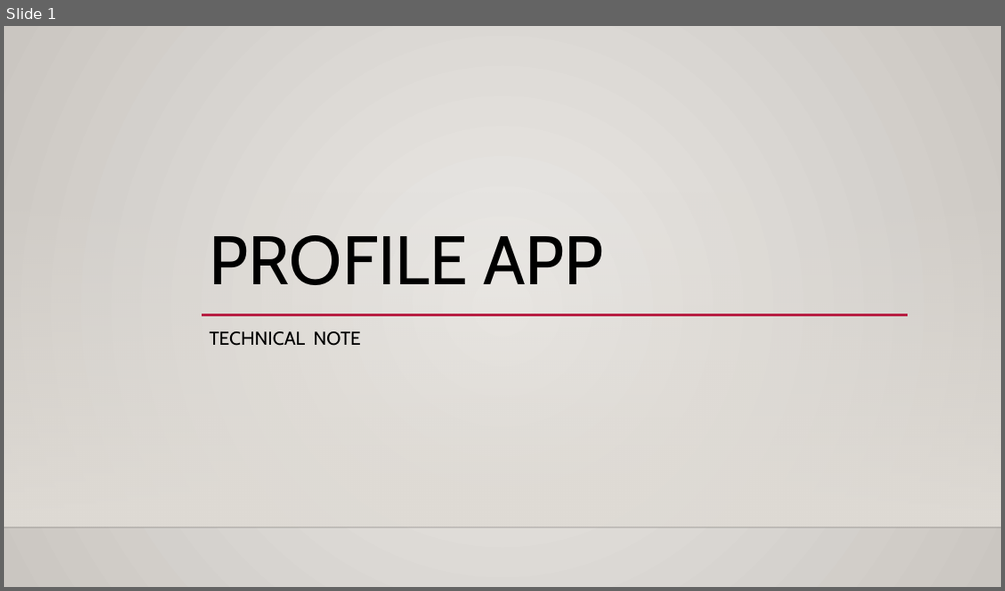
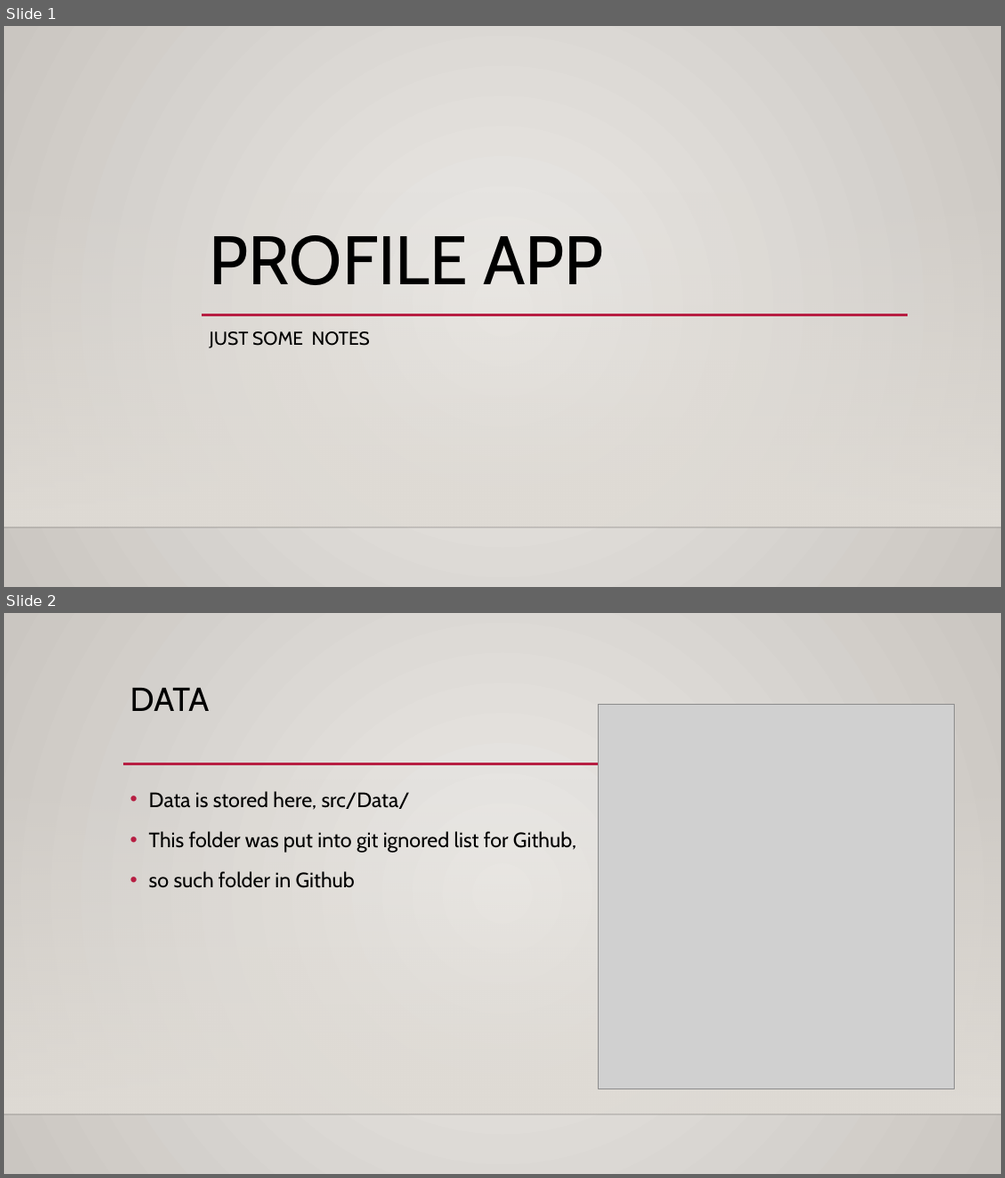
Before and after one commit to SamphorsKhlok/UsersApp, a slide deck: Docs/Profile App Note.pptx. Shown one above the other, each under a label of ours: slide 1 before the commit, slides 1 and 2 after it. The pictures are 1005x591 and 1005x1178 pixels, drawn with LibreOffice and Linux fonts; fonts in the diff are those of the drawing; grey boxes stand for pictures; background and template pictures are left out. Boxes give left, top, right and bottom in pixels: in the first picture for what was removed or moved away, otherwise in the second. Text is boxed around its words. In the diff, an @@ line names an element or a change of style, - is before the commit and + after.

```diff
--- a/Docs/Profile App Note.pptx
+++ b/Docs/Profile App Note.pptx
@@ slide 2 added at [4,613,1001,1174], background gradient #ECEAE7 to #CAC7C1; not listed: 2 template elements that a slide beside it also shows @@
@@ title added at [130,688,210,711], 32 pt, text #000000 @@
+DATA
@@ picture added at [598,705,955,1089] @@
@@ line added from (123, 764) to (909, 764), #B71E42 2.5 pt @@
@@ text added at [149,791,576,888], 20 pt, text #000000 @@
+• Data is stored here, src/Data/
+• This folder was put into git ignored list for Github,
+• so such folder in Github
@@ slide 1 changed as well @@
@@ subtitle at [210,331,370,348]: text changed @@
-TECHNICAL NOTE
+JUST SOME NOTES
```
Also in this commit, not shown: 1 other slide changed, 6 other slides added, 1 other file.
